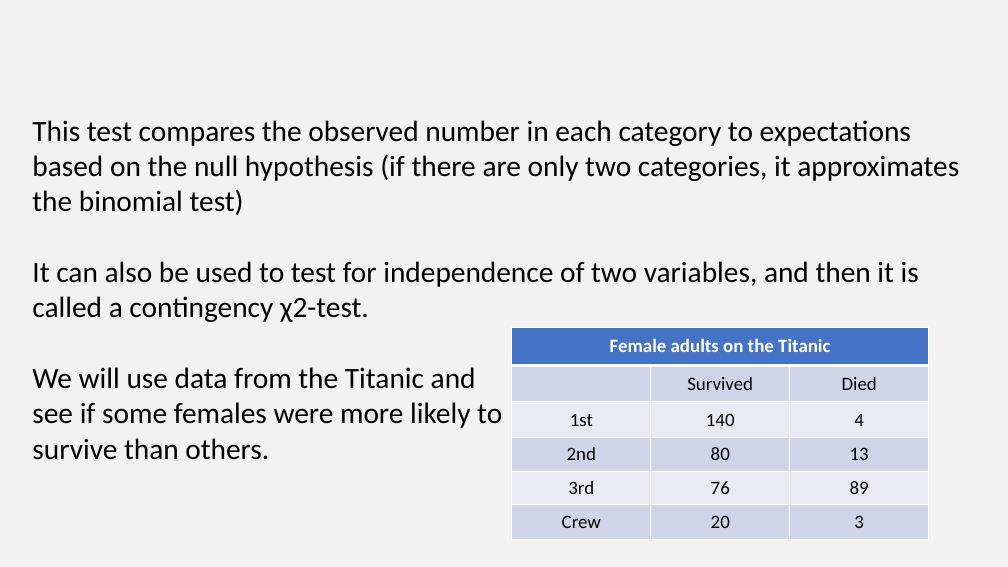
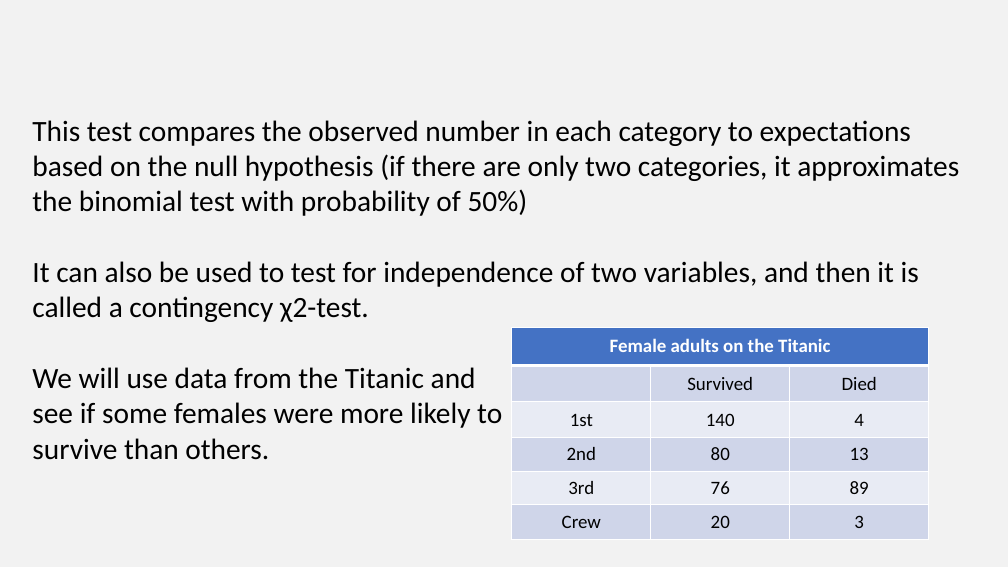
Before and after one commit to coleoguy/coleoguy.github.io, a slide deck: slide 31 of teaching/expdes/lec4.pptx. Drawn at 1008x567 pixels with LibreOffice and Linux fonts; fonts in the diff are those of the drawing; grey boxes stand for pictures. Boxes give left, top, right and bottom in pixels: in the first picture for what was removed or moved away, otherwise in the second. Text is boxed around its words. In the diff, an @@ line names an element or a change of style, - is before the commit and + after.

```diff
--- a/teaching/expdes/lec4.pptx
+++ b/teaching/expdes/lec4.pptx
@@ text at (32, 120, 959, 216): text changed @@
-This test compares the observed number in each category to expectations based on the null hypothesis (if there are only two categories, it approximates the binomial test)
+This test compares the observed number in each category to expectations based on the null hypothesis (if there are only two categories, it approximates the binomial test with probability of 50%)
```
Also in this commit, not shown: 5 other slides changed, 5 other files.
